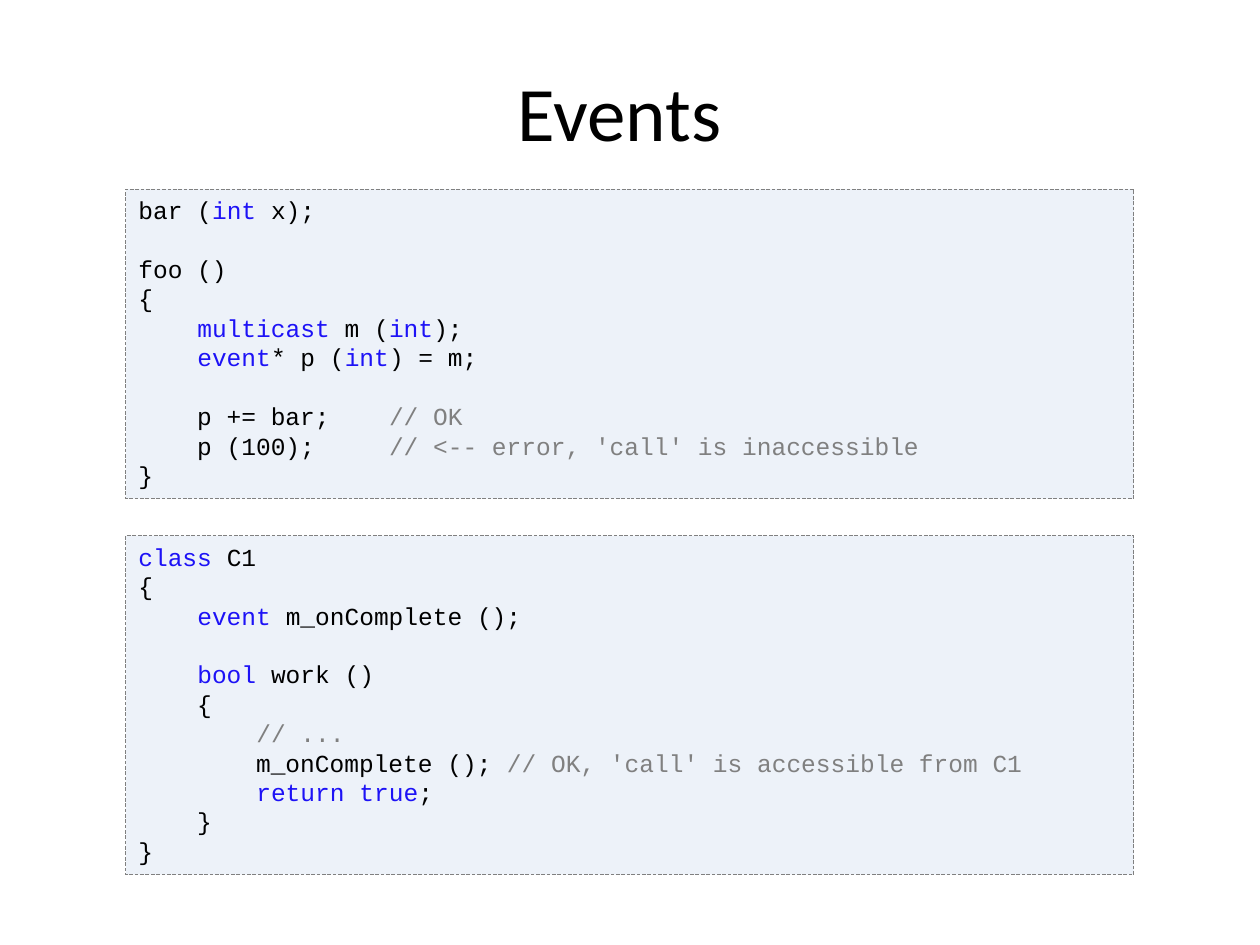
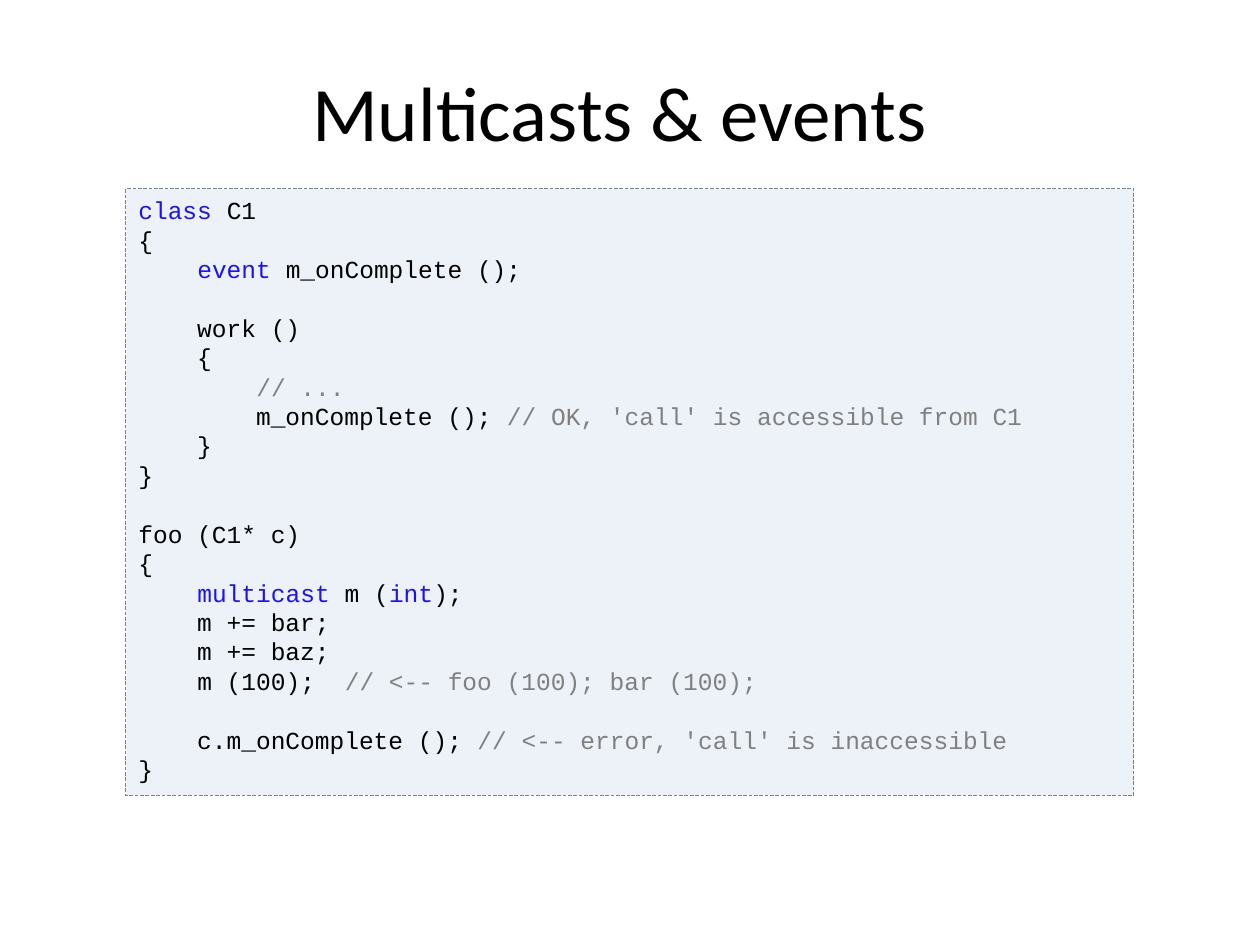
Before and after one commit to vovkos/jancy, a slide deck: slide 20 of doc/pres/Jancy FOSDEM 2016.pptx (slide 24 before the commit). Drawn at 1260x945 pixels with LibreOffice and Linux fonts; fonts in the diff are those of the drawing. Boxes give left, top, right and bottom in pixels: in the first picture for what was removed or moved away, otherwise in the second. Text is boxed around its words. In the diff, an @@ line names an element or a change of style, - is before the commit and + after.

```diff
--- a/doc/pres/Jancy FOSDEM 2016.pptx
+++ b/doc/pres/Jancy FOSDEM 2016.pptx
@@ title at [312, 87, 926, 142]: text changed @@
-Events
+Multicasts & events
@@ rectangle "class C1": place and size @@
-rectangle "class C1" at [126, 536, 1134, 874]
+rectangle "class C1" at [126, 189, 1134, 795]
@@ rectangle removed at [126, 189, 1134, 499] @@
-bar (int x);
-foo ()
-{
-multicast m (int);
-event* p (int) = m;
-p += bar; // OK
-p (100); // <-- error, 'call' is inaccessible
-}
@@ text in rectangle at [197, 319, 256, 338]: text changed @@
-bool work ()
+work ()
@@ text in rectangle at [138, 525, 1008, 754]: paragraphs added @@
+foo (C1* c)
+{
+multicast m (int);
+m += bar;
+m += baz;
+m (100); // <-- foo (100); bar (100);
+c.m_onComplete (); // <-- error, 'call' is inaccessible
+}
@@ text in rectangle at [256, 784, 433, 806]: paragraph removed @@
-return true;
```
Also in this commit, not shown: 7 other slides changed, 1 slide added, 1 slide removed, 2 other files.
